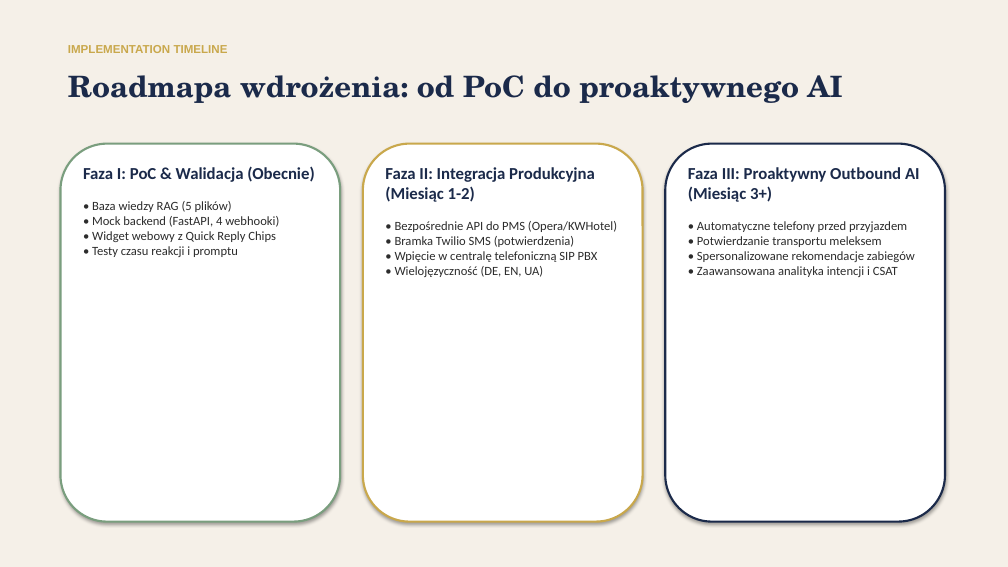
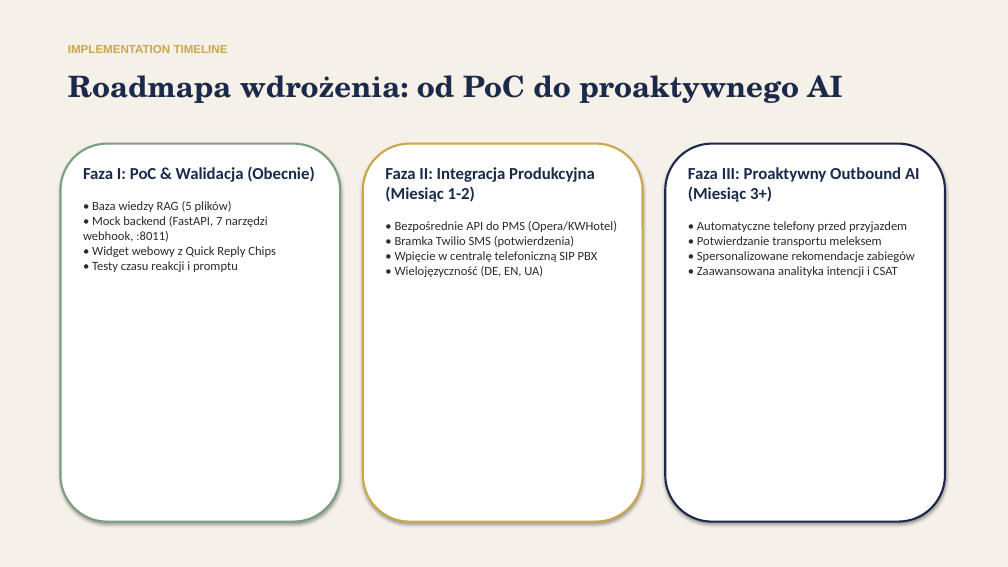
Before and after one commit to kpulka/Elevenlabs_SpaHotel_PoC, a slide deck: slide 13 of presentation/Bukowy_Dwor_Case_Study.pptx. Drawn at 1008x567 pixels with LibreOffice and Linux fonts; fonts in the diff are those of the drawing. Boxes give left, top, right and bottom in pixels: in the first picture for what was removed or moved away, otherwise in the second. Text is boxed around its words. In the diff, an @@ line names an element or a change of style, - is before the commit and + after.

```diff
--- a/presentation/Bukowy_Dwor_Case_Study.pptx
+++ b/presentation/Bukowy_Dwor_Case_Study.pptx
@@ text at [83,201,276,272]: text changed @@
-• Baza wiedzy RAG (5 plików)
-• Mock backend (FastAPI, 4 webhooki)
-• Widget webowy z Quick Reply Chips
-• Testy czasu reakcji i promptu
+• Baza wiedzy RAG (5 plików)
+• Mock backend (FastAPI, 7 narzędzi webhook, :8011)
+• Widget webowy z Quick Reply Chips
+• Testy czasu reakcji i promptu
```
Also in this commit, not shown: 2 other slides changed, 3 other files.
